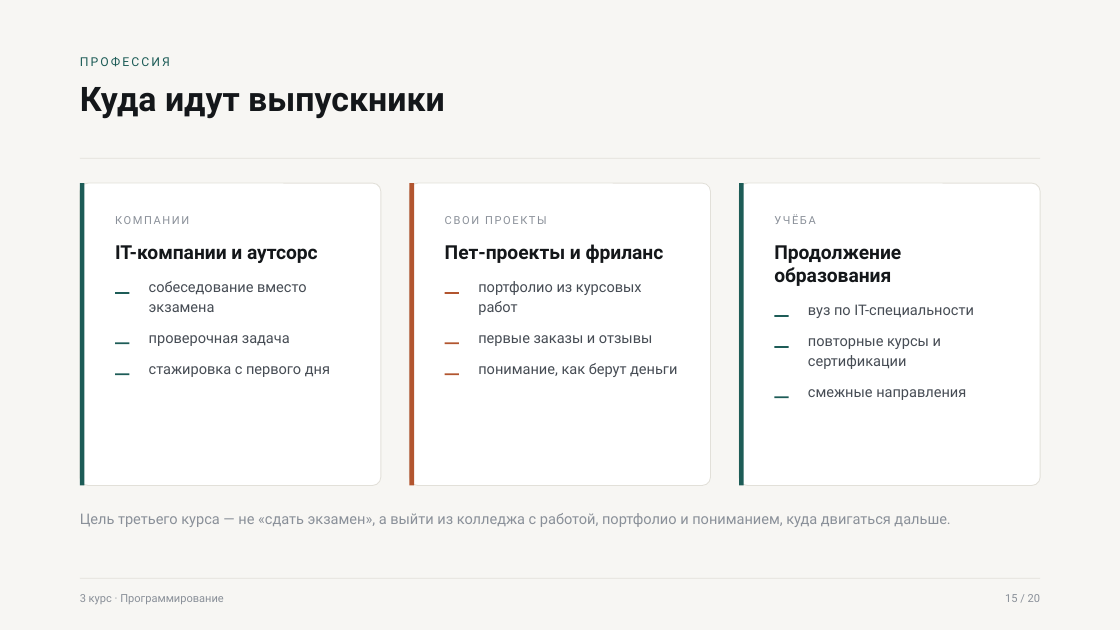
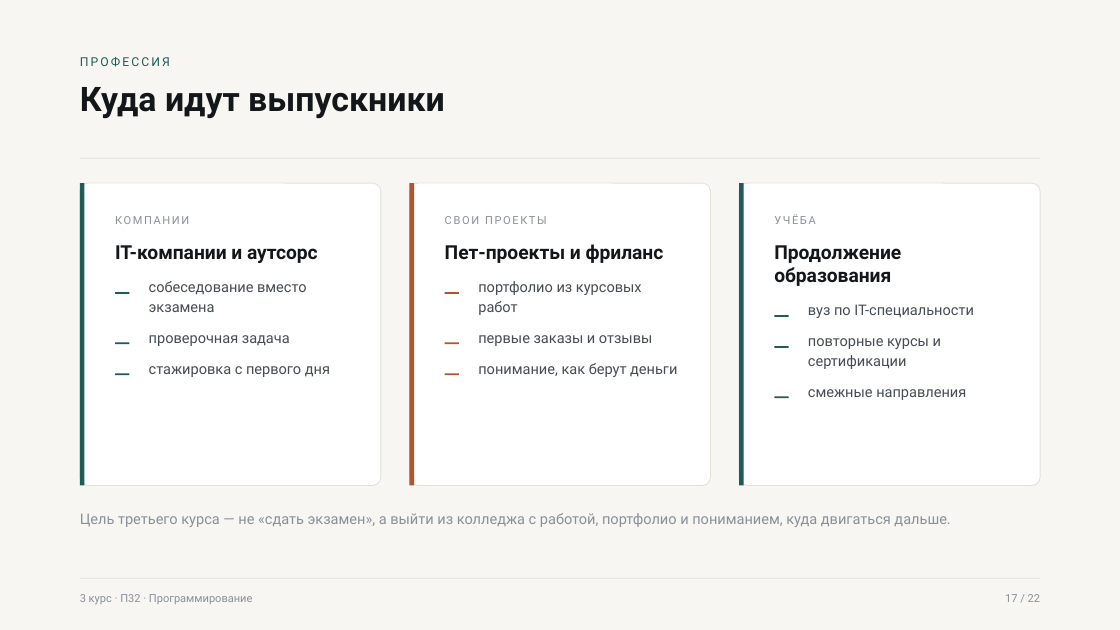
Before and after one commit to gadpam/game, a slide deck: slide 17 of presentation/out/Родительское_собрание_3_курс.pptx (slide 15 before the commit). Drawn at 1120x630 pixels with LibreOffice and Linux fonts; fonts in the diff are those of the drawing. Boxes give left, top, right and bottom in pixels: in the first picture for what was removed or moved away, otherwise in the second. Text is boxed around its words. In the diff, an @@ line names an element or a change of style, - is before the commit and + after.

```diff
--- a/presentation/out/Родительское_собрание_3_курс.pptx
+++ b/presentation/out/Родительское_собрание_3_курс.pptx
@@ text at (x1=80, y1=594, x2=253, y2=604): text changed @@
-3 курс · Программирование
+3 курс · П32 · Программирование
@@ text at (x1=1005, y1=594, x2=1040, y2=602): text changed @@
-15 / 20
+17 / 22
```
Also in this commit, not shown: 14 other slides changed, 7 slides added, 5 slides removed, 5 other files.
